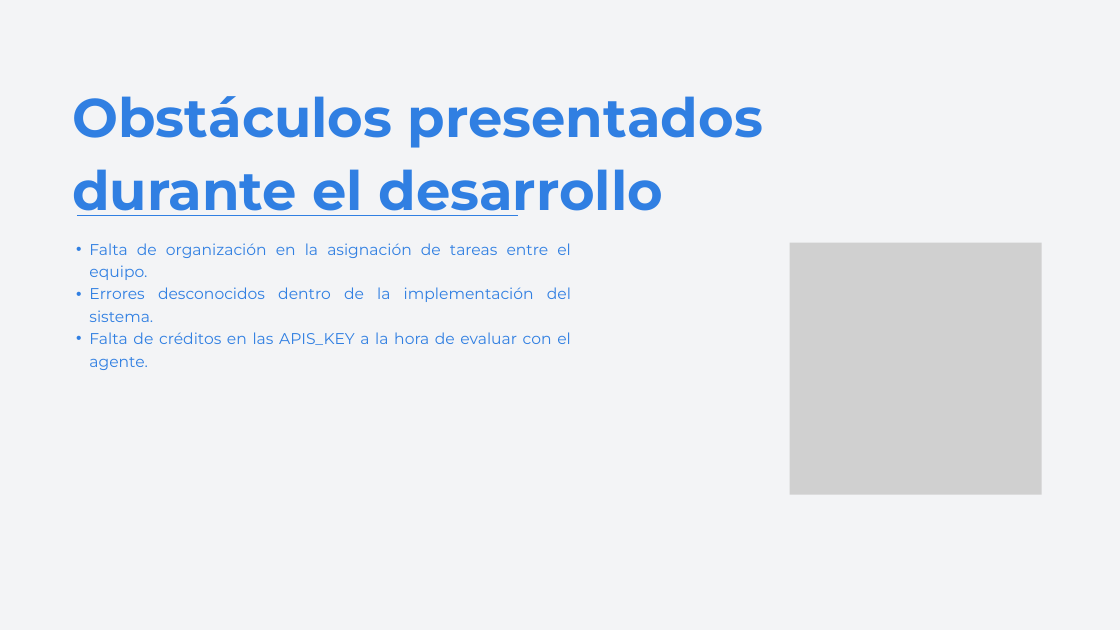
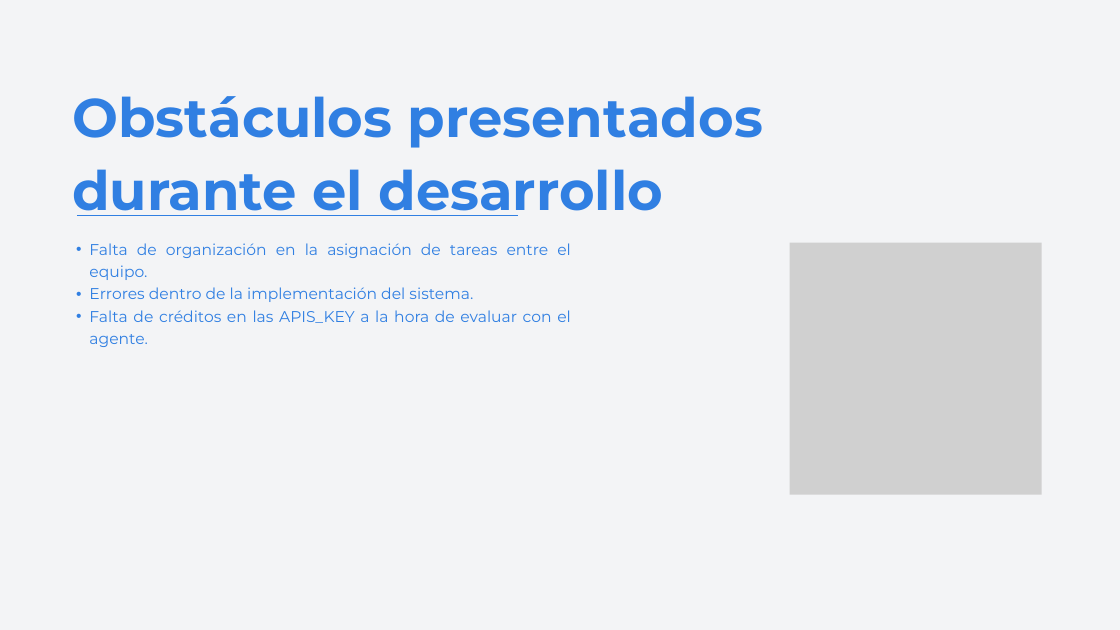
Before and after one commit to Wachitugo/Capstone, a slide deck: slide 19 of Fase 3/Presentación final.pptx (slide 17 before the commit). Drawn at 1120x630 pixels with LibreOffice and Linux fonts; fonts in the diff are those of the drawing; grey boxes stand for pictures. Boxes give left, top, right and bottom in pixels: in the first picture for what was removed or moved away, otherwise in the second. Text is boxed around its words. In the diff, an @@ line names an element or a change of style, - is before the commit and + after.

```diff
--- a/Fase 3/Presentación final.pptx
+++ b/Fase 3/Presentación final.pptx
@@ text at (89, 287, 473, 302): text changed @@
-  • Errores desconocidos dentro de la implementación del sistema.
+  • Errores dentro de la implementación del sistema.
```
Also in this commit, not shown: 8 other slides changed, 2 slides added, 1 other file.
